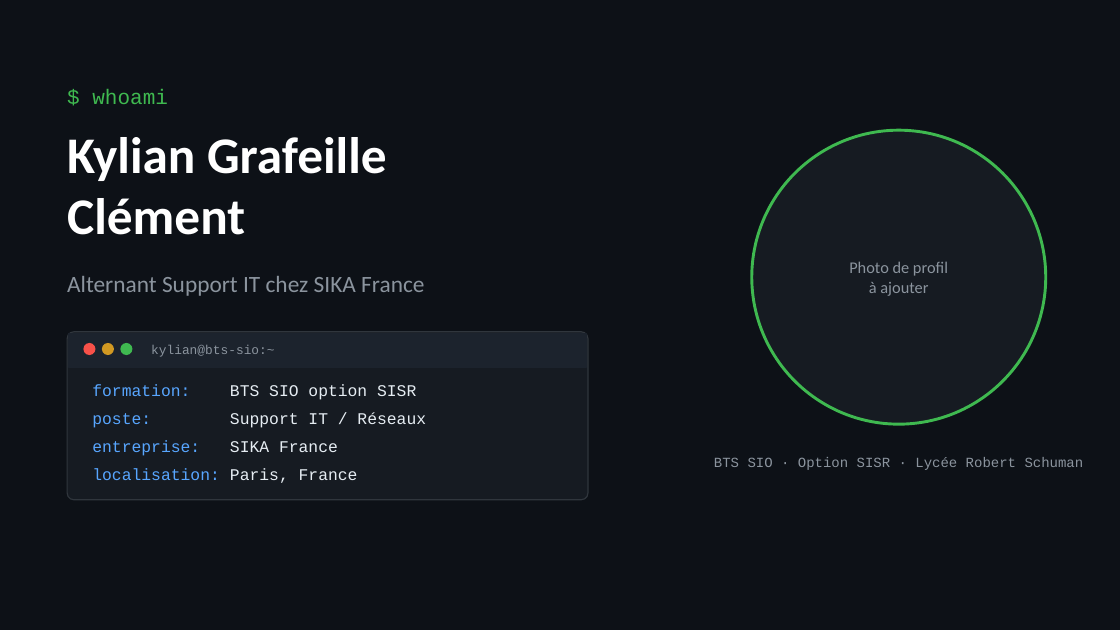
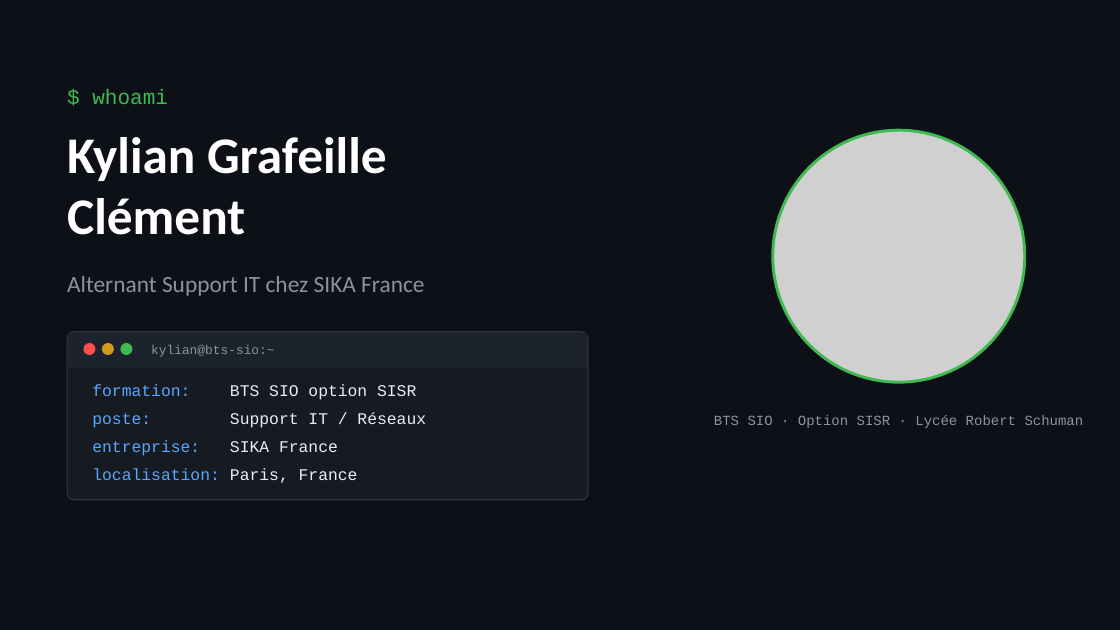
Before and after one commit to Thenoxbob/kyky, a slide deck: slide 1 of presentation/Presentation-BTS-SIO-SISR-Kylian-Grafeille.pptx. Drawn at 1120x630 pixels with LibreOffice and Linux fonts; fonts in the diff are those of the drawing; grey boxes stand for pictures. Boxes give left, top, right and bottom in pixels: in the first picture for what was removed or moved away, otherwise in the second. Text is boxed around its words. In the diff, an @@ line names an element or a change of style, - is before the commit and + after.

```diff
--- a/presentation/Presentation-BTS-SIO-SISR-Kylian-Grafeille.pptx
+++ b/presentation/Presentation-BTS-SIO-SISR-Kylian-Grafeille.pptx
@@ ellipse: place and size @@
-ellipse at bbox=[752, 130, 1046, 424]
+ellipse at bbox=[773, 130, 1025, 382]
@@ ellipse at bbox=[773, 130, 1025, 382]: fill #161B22 to none @@
@@ picture added at bbox=[773, 130, 1025, 382] @@
@@ text removed at bbox=[849, 261, 948, 296] @@
-Photo de profil
-à ajouter
@@ text "BTS SIO · Option SISR ...": place and size @@
-text "BTS SIO · Option SISR ..." at bbox=[714, 457, 1084, 470]
+text "BTS SIO · Option SISR ..." at bbox=[714, 415, 1084, 428]
```
Also in this commit, not shown: 12 other slides changed, 2 slides added, 6 other files.
